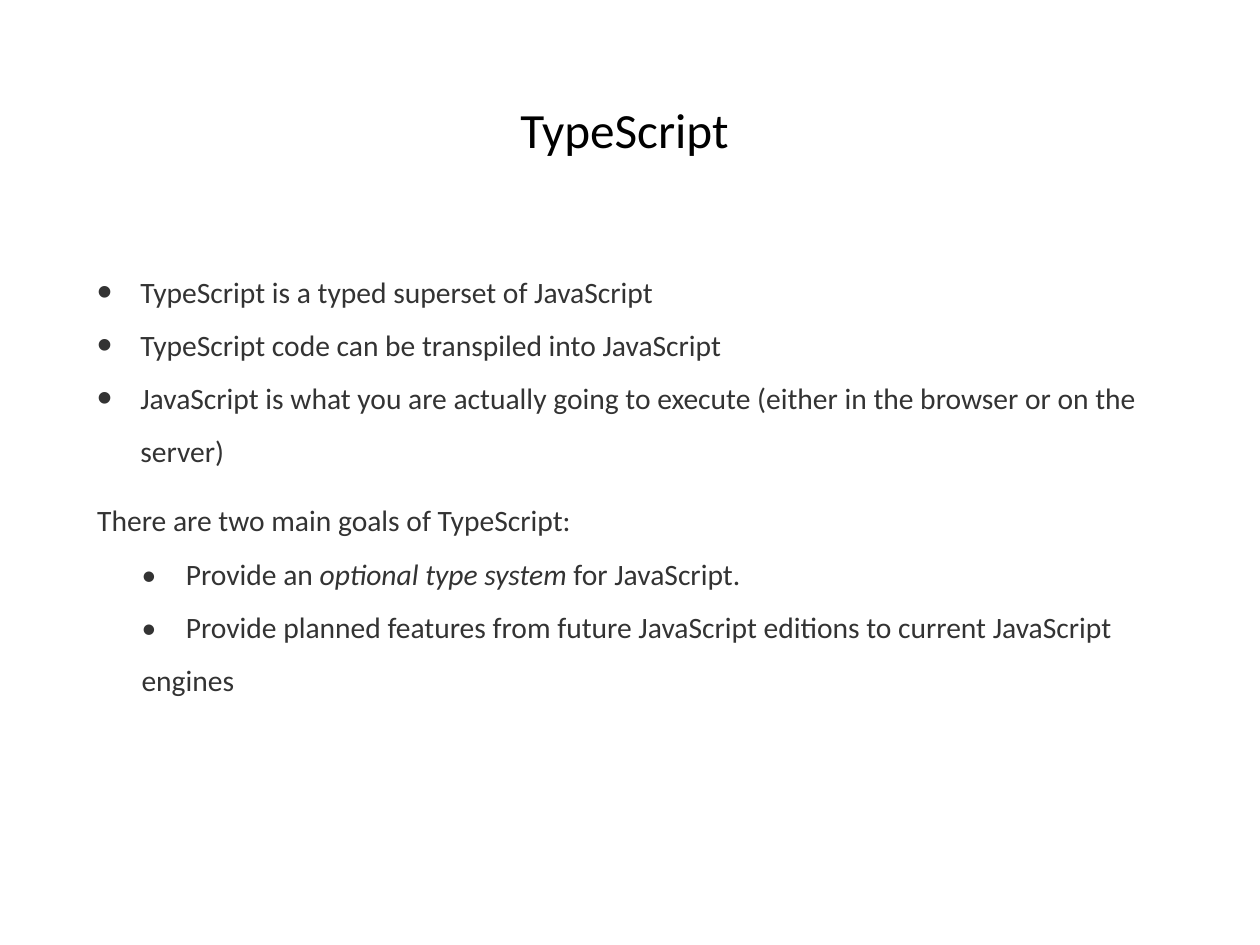
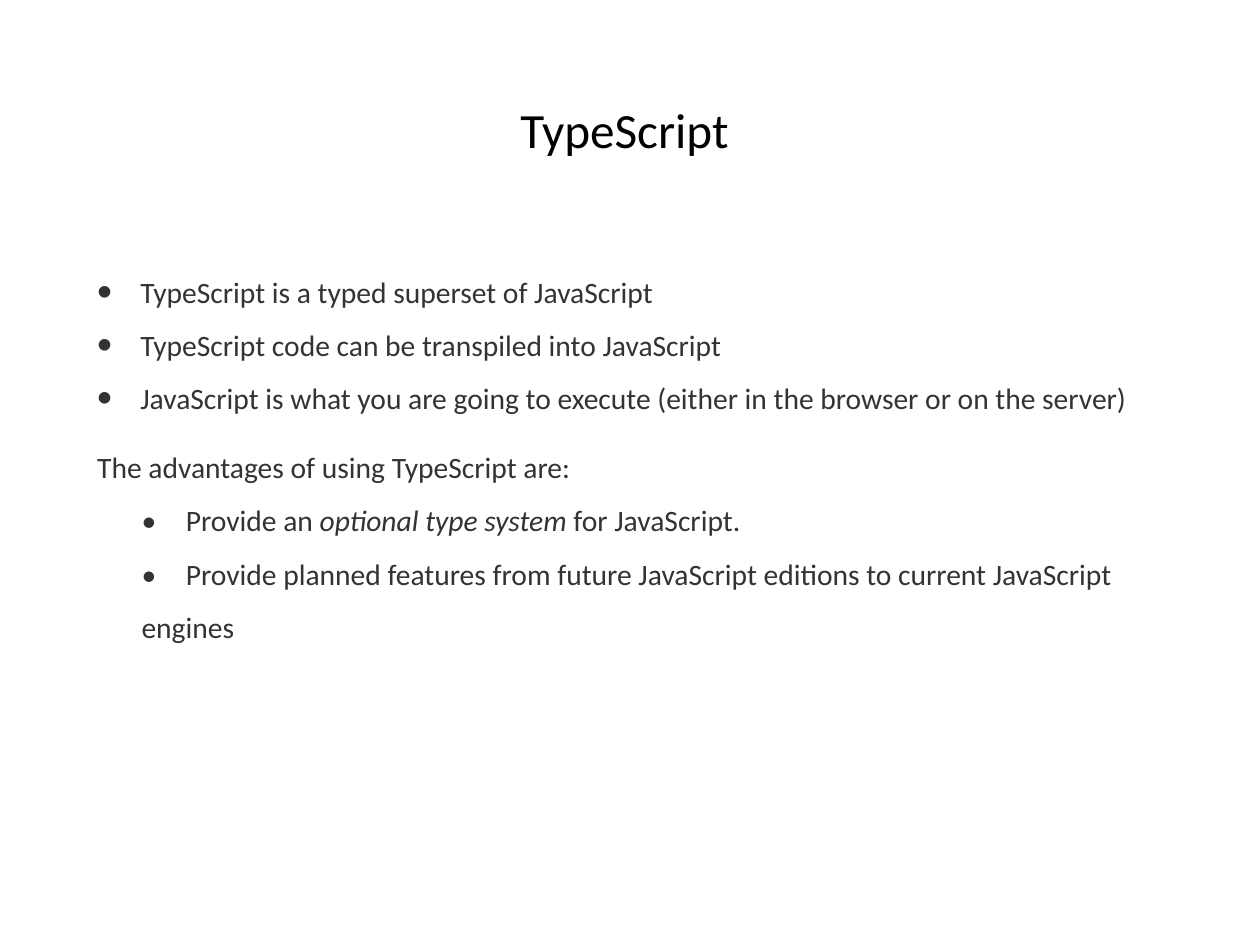
Before and after one commit to hogeschool/Development--Web, a slide deck: slide 27 of Lesson4/lesson4.pptx (slide 28 before the commit). Drawn at 1260x945 pixels with LibreOffice and Linux fonts; fonts in the diff are those of the drawing. Boxes give left, top, right and bottom in pixels: in the first picture for what was removed or moved away, otherwise in the second. Text is boxed around its words. In the diff, an @@ line names an element or a change of style, - is before the commit and + after.

```diff
--- a/Lesson4/lesson4.pptx
+++ b/Lesson4/lesson4.pptx
@@ text at (x1=97, y1=387, x2=1126, y2=483): text changed @@
-• JavaScript is what you are actually going to execute (either in the browser or on the server)
-There are two main goals of TypeScript:
+• JavaScript is what you are going to execute (either in the browser or on the server)
+The advantages of using TypeScript are:
```
Also in this commit, not shown: 14 other slides changed, 2 slides removed, 2 other files.
